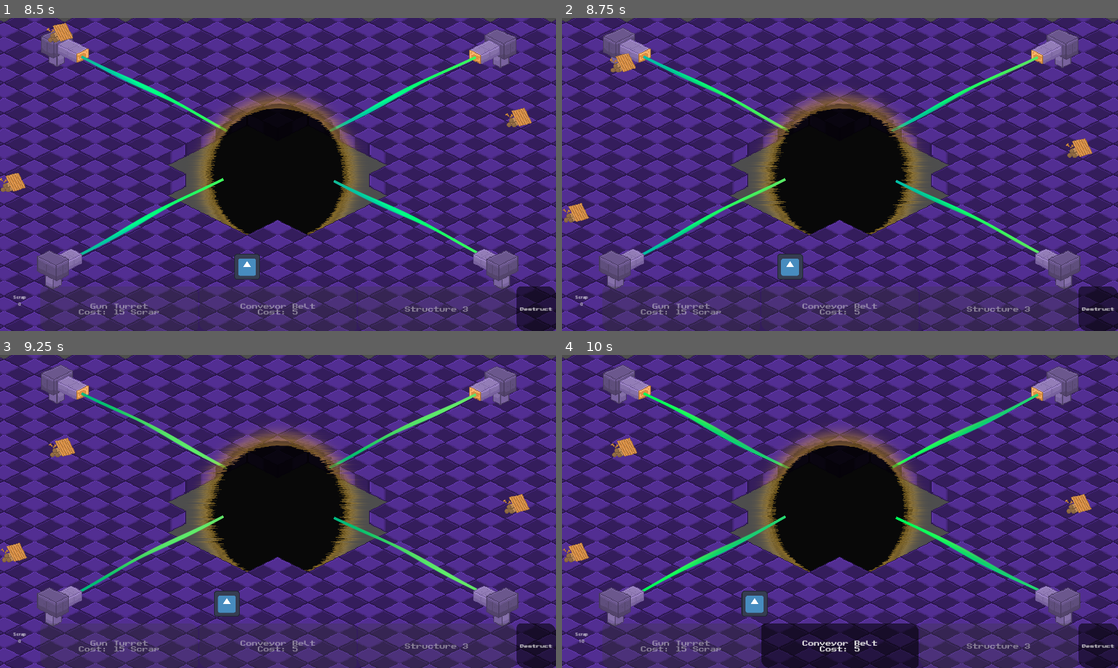
Above: before the commit, frames 1-4 (two rows, left to right).
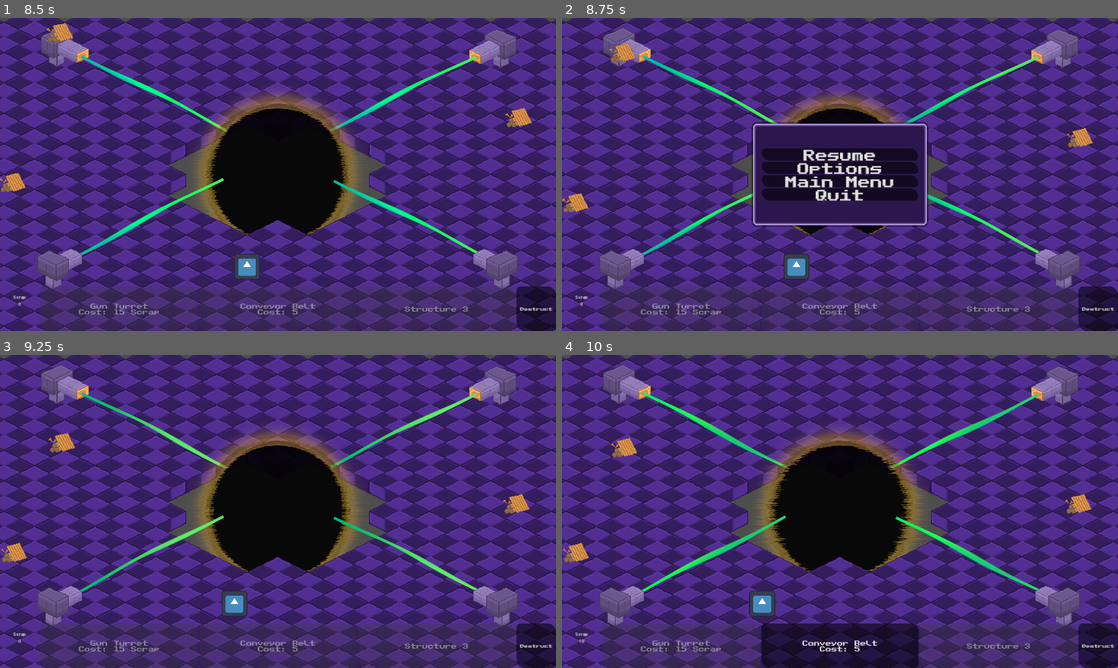
Above: after the commit, the same moments.

Repository: jkostello/Godot-Wild-Jam-69
Game: Godot game, scene res://UI/start_menu.tscn
Two runs of this game, one before a commit and one after it. Both use one fixed random seed, a clock stepped at 60 frames per second and the inputs below. The engine's default icon, where the game draws it, is replaced by a stand-in: a white triangle on a blue panel in a dark square. Sound files missing from this copy of the repository are replaced by a short silence.
Inputs (mouse positions are in pixels of both pictures, inside the frame that each line leads up to):
- Up to frame 1 (8.5 s): click "Options" at 0.5 s; click "Reset to Default" at 1.25 s; click "Back" at 2 s; click "Start" at 2.75 s; click "Start" at 3.5 s; click "How To Play" at 4.25 s; tap Enter at 5 s; move the mouse to (400, 158) at 5.02 s; hold D (right) 5.03-5.78 s; hold Space (deselect) 5.03-5.78 s; click (400, 158) at 5.17 s; move the mouse to (166, 190) at 5.77 s; hold S (down) 5.78-6.53 s; tap 1 (select_structure_1) at 5.85 s; move the mouse to (333, 105) at 6.52 s; hold D (right) 6.53-7.28 s; tap 2 (select_structure_2) at 6.6 s; move the mouse to (250, 237) at 7.27 s; hold W (up) 7.28-8.03 s; tap 3 (select_structure_3) at 7.35 s; click (250, 237) at 7.42 s; move the mouse to (444, 221) at 8.02 s; hold A (left) from 8.03 s (still down); hold R from 8.03 s (still down)
- Up to frame 2 (8.75 s): keep holding A (left); keep holding R; tap Escape (pause, bound only after the commit) at 8.65 s
- Up to frame 3 (9.25 s): release A (left) at 8.75 s; release R at 8.75 s; click (278, 492) at 8.75 s, where only the run after the commit has a clickable "Resume"
- Up to frame 4 (10 s): move the mouse to (673, 464) at 9.52 s; hold A (left) from 9.53 s (still down); tap 0 at 9.6 s

Frame 1 is identical in both runs. In frame 2, 11% of the frame differs, in the area x 0-96%, y 8-84%; in frame 3, 1.0%; in frame 4, 0.9%.
Error in both runs: Cannot call method 'change_scene_to_file' on a null value. (res://UI/start_menu.gd:17)

Commit message:
Added pause menu
Added pause menu & adjusted audio buses

Diff:
--- a/UI/options.gd
+++ b/UI/options.gd
@@ -27,7 +27,6 @@
 
 # Initially creates all remap buttons
 func _create_action_list():
-	InputMap.load_from_project_settings()
 	for item in action_list.get_children(): # Remove temp button
 		item.queue_free()
 
@@ -82,4 +81,5 @@
 
 # Reset all keybinds to default
 func _on_reset_button_pressed():
+	InputMap.load_from_project_settings()
 	_create_action_list()
--- a/UI/options.tscn
+++ b/UI/options.tscn
@@ -48,37 +48,37 @@
 [node name="Spacer2" type="Control" parent="PanelContainer/MarginContainer/VBoxContainer"]
 layout_mode = 2
 
-[node name="VBoxContainer" type="VBoxContainer" parent="PanelContainer/MarginContainer/VBoxContainer"]
+[node name="AudioContainer" type="VBoxContainer" parent="PanelContainer/MarginContainer/VBoxContainer"]
 layout_mode = 2
 
-[node name="MasterVLabel" type="Label" parent="PanelContainer/MarginContainer/VBoxContainer/VBoxContainer"]
+[node name="MasterVLabel" type="Label" parent="PanelContainer/MarginContainer/VBoxContainer/AudioContainer"]
 layout_mode = 2
 theme_override_font_sizes/font_size = 20
 text = "Master Volume"
 
-[node name="MasterSlider" parent="PanelContainer/MarginContainer/VBoxContainer/VBoxContainer" instance=ExtResource("3_cnipj")]
+[node name="MasterSlider" parent="PanelContainer/MarginContainer/VBoxContainer/AudioContainer" instance=ExtResource("3_cnipj")]
 layout_mode = 2
 bus_name = "Master"
 
-[node name="SFXVLabel" type="Label" parent="PanelContainer/MarginContainer/VBoxContainer/VBoxContainer"]
+[node name="SFXVLabel" type="Label" parent="PanelContainer/MarginContainer/VBoxContainer/AudioContainer"]
 layout_mode = 2
 theme_override_font_sizes/font_size = 20
 text = "SFX Volume"
 
-[node name="SFXSlider" parent="PanelContainer/MarginContainer/VBoxContainer/VBoxContainer" instance=ExtResource("3_cnipj")]
+[node name="SFXSlider" parent="PanelContainer/MarginContainer/VBoxContainer/AudioContainer" instance=ExtResource("3_cnipj")]
 layout_mode = 2
 bus_name = "SFX"
 
-[node name="MusicVLabel" type="Label" parent="PanelContainer/MarginContainer/VBoxContainer/VBoxContainer"]
+[node name="MusicVLabel" type="Label" parent="PanelContainer/MarginContainer/VBoxContainer/AudioContainer"]
 layout_mode = 2
 theme_override_font_sizes/font_size = 20
 text = "Music Volume"
 
-[node name="MusicSlider" parent="PanelContainer/MarginContainer/VBoxContainer/VBoxContainer" instance=ExtResource("3_cnipj")]
+[node name="MusicSlider" parent="PanelContainer/MarginContainer/VBoxContainer/AudioContainer" instance=ExtResource("3_cnipj")]
 layout_mode = 2
 bus_name = "Music"
 
-[node name="Spacer3" type="Control" parent="PanelContainer/MarginContainer/VBoxContainer/VBoxContainer"]
+[node name="Spacer3" type="Control" parent="PanelContainer/MarginContainer/VBoxContainer/AudioContainer"]
 layout_mode = 2
 
 [node name="ScrollContainer" type="ScrollContainer" parent="PanelContainer/MarginContainer/VBoxContainer"]
--- /dev/null
+++ b/UI/pause_menu.gd
@@ -0,0 +1,39 @@
+extends Control
+
+@onready var structure_handler = get_node("/root/Level/CanvasLayer/structure_handler")
+
+func _ready():
+	var optionsBackButton = get_node("Options/PanelContainer/MarginContainer/VBoxContainer/BackButton")
+	optionsBackButton.pressed.connect(_on_options_back_button_pressed)
+
+func _input(event):
+	if Input.is_action_just_pressed("pause"):
+		if visible == false:
+			get_tree().paused = true
+			visible = true
+			$Options.visible = false
+		else:
+			resumeGame()
+
+func _on_resume_pressed():
+	resumeGame()
+
+func resumeGame():
+	structure_handler.updateShortcuts()
+	get_tree().paused = false
+	visible = false
+
+func _on_options_pressed():
+	$Options.show()
+	$MainPanel.hide()
+
+func _on_options_back_button_pressed():
+	$Options.hide()
+	$MainPanel.show()
+
+func _on_main_menu_pressed():
+	get_tree().paused = false
+	get_tree().change_scene_to_file("res://UI/start_menu.tscn")
+
+func _on_quit_pressed():
+	get_tree().quit()
--- /dev/null
+++ b/UI/pause_menu.tscn
@@ -0,0 +1,63 @@
+[gd_scene load_steps=4 format=3 uid="uid://i48t7rwoaplh"]
+
+[ext_resource type="Theme" uid="uid://ca4ojcmrepr24" path="res://UI/standard_theme.tres" id="1_1fhmq"]
+[ext_resource type="Script" path="res://UI/pause_menu.gd" id="1_5c51i"]
+[ext_resource type="PackedScene" uid="uid://d2ypbvp32opvk" path="res://UI/options.tscn" id="1_pxeyw"]
+
+[node name="PauseMenu" type="Control"]
+layout_mode = 3
+anchors_preset = 15
+anchor_right = 1.0
+anchor_bottom = 1.0
+grow_horizontal = 2
+grow_vertical = 2
+theme = ExtResource("1_1fhmq")
+script = ExtResource("1_5c51i")
+
+[node name="Options" parent="." instance=ExtResource("1_pxeyw")]
+visible = false
+layout_mode = 1
+
+[node name="MainPanel" type="PanelContainer" parent="."]
+layout_mode = 1
+anchors_preset = 8
+anchor_left = 0.5
+anchor_top = 0.5
+anchor_right = 0.5
+anchor_bottom = 0.5
+offset_left = -300.0
+offset_top = -175.0
+offset_right = 300.0
+offset_bottom = 175.0
+grow_horizontal = 2
+grow_vertical = 2
+
+[node name="MarginContainer" type="MarginContainer" parent="MainPanel"]
+layout_mode = 2
+theme_override_constants/margin_left = 20
+theme_override_constants/margin_right = 20
+
+[node name="VBoxContainer" type="VBoxContainer" parent="MainPanel/MarginContainer"]
+layout_mode = 2
+alignment = 1
+
+[node name="Resume" type="Button" parent="MainPanel/MarginContainer/VBoxContainer"]
+layout_mode = 2
+text = "Resume"
+
+[node name="Options" type="Button" parent="MainPanel/MarginContainer/VBoxContainer"]
+layout_mode = 2
+text = "Options"
+
+[node name="MainMenu" type="Button" parent="MainPanel/MarginContainer/VBoxContainer"]
+layout_mode = 2
+text = "Main Menu"
+
+[node name="Quit" type="Button" parent="MainPanel/MarginContainer/VBoxContainer"]
+layout_mode = 2
+text = "Quit"
+
+[connection signal="pressed" from="MainPanel/MarginContainer/VBoxContainer/Resume" to="." method="_on_resume_pressed"]
+[connection signal="pressed" from="MainPanel/MarginContainer/VBoxContainer/Options" to="." method="_on_options_pressed"]
+[connection signal="pressed" from="MainPanel/MarginContainer/VBoxContainer/MainMenu" to="." method="_on_main_menu_pressed"]
+[connection signal="pressed" from="MainPanel/MarginContainer/VBoxContainer/Quit" to="." method="_on_quit_pressed"]
--- a/enemy.tscn
+++ b/enemy.tscn
@@ -50,10 +50,12 @@
 [node name="Attack" type="AudioStreamPlayer" parent="."]
 stream = ExtResource("3_xrptl")
 volume_db = -20.0
+bus = &"SFX"
 
 [node name="Die" type="AudioStreamPlayer" parent="."]
 stream = ExtResource("3_lkms4")
 volume_db = -15.0
+bus = &"SFX"
 
 [connection signal="finished" from="Attack" to="." method="_on_attack_finished"]
 [connection signal="finished" from="Die" to="." method="_on_die_finished"]
--- a/laser.tscn
+++ b/laser.tscn
@@ -73,7 +73,6 @@
 
 [node name="AnimatedSprite2D" type="AnimatedSprite2D" parent="."]
 position = Vector2(1.90735e-06, -3.8147e-06)
-scale = Vector2(1, 1)
 sprite_frames = SubResource("SpriteFrames_83u5x")
 
 [node name="ColorRect" type="ColorRect" parent="."]
@@ -85,6 +84,7 @@
 [node name="AudioStreamPlayer" type="AudioStreamPlayer" parent="."]
 stream = ExtResource("5_r2q0y")
 volume_db = -15.0
+bus = &"SFX"
 
 [connection signal="body_entered" from="Area2D" to="." method="_on_area_2d_body_entered"]
 [connection signal="body_exited" from="Area2D" to="." method="_on_area_2d_body_exited"]
--- a/level.gd
+++ b/level.gd
@@ -2,12 +2,13 @@
 
 var ending := false
 
-# End game if all lasers die
+func _ready():
+	$CanvasLayer/PauseMenu.visible = false
+
 func _physics_process(delta):
+	# End game if all lasers die
 	if not get_tree().get_nodes_in_group("Laser") and not ending:
 		end_game()
-
-
 
 func end_game():
 	ending = true
--- a/level.tscn
+++ b/level.tscn
@@ -8,6 +8,7 @@
 [ext_resource type="PackedScene" uid="uid://bkwa8366unv8y" path="res://player.tscn" id="5_w3uvl"]
 [ext_resource type="Shader" path="res://laser.gdshader" id="7_fv8rl"]
 [ext_resource type="AudioStream" uid="uid://7us4g0ytk3co" path="res://consume.wav" id="8_glsn0"]
+[ext_resource type="PackedScene" uid="uid://i48t7rwoaplh" path="res://UI/pause_menu.tscn" id="8_pf3jv"]
 
 [sub_resource type="NavigationPolygon" id="NavigationPolygon_j53cu"]
 vertices = PackedVector2Array(150, 0, 0, 75, -150, 0, 0, -75)
@@ -98,6 +99,81 @@
 shader_parameter/wave_offset = 1.8
 shader_parameter/iterations = 4
 
+[sub_resource type="Animation" id="Animation_8efte"]
+length = 0.001
+tracks/0/type = "value"
+tracks/0/imported = false
+tracks/0/enabled = true
+tracks/0/path = NodePath("TileMap/Void:scale")
+tracks/0/interp = 1
+tracks/0/loop_wrap = true
+tracks/0/keys = {
+"times": PackedFloat32Array(0),
+"transitions": PackedFloat32Array(1),
+"update": 0,
+"values": [Vector2(1, 1)]
+}
+tracks/1/type = "value"
+tracks/1/imported = false
+tracks/1/enabled = true
+tracks/1/path = NodePath("TileMap/Void/Centerblock/CollisionPolygon2D:disabled")
+tracks/1/interp = 1
+tracks/1/loop_wrap = true
+tracks/1/keys = {
+"times": PackedFloat32Array(0),
+"transitions": PackedFloat32Array(1),
+"update": 1,
+"values": [false]
+}
+tracks/2/type = "value"
+tracks/2/imported = false
+tracks/2/enabled = true
+tracks/2/path = NodePath("TileMap/Void/ColorRect2:z_index")
+tracks/2/interp = 1
+tracks/2/loop_wrap = true
+tracks/2/keys = {
+"times": PackedFloat32Array(0),
+"transitions": PackedFloat32Array(1),
+"update": 1,
+"values": [-1]
+}
+tracks/3/type = "value"
+tracks/3/imported = false
+tracks/3/enabled = true
+tracks/3/path = NodePath("TileMap/Void/ColorRect:z_index")
+tracks/3/interp = 1
+tracks/3/loop_wrap = true
+tracks/3/keys = {
+"times": PackedFloat32Array(0),
+"transitions": PackedFloat32Array(1),
+"update": 1,
+"values": [4]
+}
+tracks/4/type = "value"
+tracks/4/imported = false
+tracks/4/enabled = true
+tracks/4/path = NodePath("TileMap/Void/ColorRect2/AnimatedSprite2D2:modulate")
+tracks/4/interp = 1
+tracks/4/loop_wrap = true
+tracks/4/keys = {
+"times": PackedFloat32Array(0),
+"transitions": PackedFloat32Array(1),
+"update": 0,
+"values": [Color(1, 1, 1, 0.886275)]
+}
+tracks/5/type = "value"
+tracks/5/imported = false
+tracks/5/enabled = true
+tracks/5/path = NodePath("TileMap/Void/ColorRect/AnimatedSprite2D:modulate")
+tracks/5/interp = 1
+tracks/5/loop_wrap = true
+tracks/5/keys = {
+"times": PackedFloat32Array(0),
+"transitions": PackedFloat32Array(1),
+"update": 0,
+"values": [Color(1, 1, 1, 0.886275)]
+}
+
 [sub_resource type="Animation" id="Animation_mkug8"]
 resource_name = "die"
 tracks/0/type = "value"
@@ -173,81 +249,6 @@
 "values": [Color(1, 1, 1, 1)]
 }
 
-[sub_resource type="Animation" id="Animation_8efte"]
-length = 0.001
-tracks/0/type = "value"
-tracks/0/imported = false
-tracks/0/enabled = true
-tracks/0/path = NodePath("TileMap/Void:scale")
-tracks/0/interp = 1
-tracks/0/loop_wrap = true
-tracks/0/keys = {
-"times": PackedFloat32Array(0),
-"transitions": PackedFloat32Array(1),
-"update": 0,
-"values": [Vector2(1, 1)]
-}
-tracks/1/type = "value"
-tracks/1/imported = false
-tracks/1/enabled = true
-tracks/1/path = NodePath("TileMap/Void/Centerblock/CollisionPolygon2D:disabled")
-tracks/1/interp = 1
-tracks/1/loop_wrap = true
-tracks/1/keys = {
-"times": PackedFloat32Array(0),
-"transitions": PackedFloat32Array(1),
-"update": 1,
-"values": [false]
-}
-tracks/2/type = "value"
-tracks/2/imported = false
-tracks/2/enabled = true
-tracks/2/path = NodePath("TileMap/Void/ColorRect2:z_index")
-tracks/2/interp = 1
-tracks/2/loop_wrap = true
-tracks/2/keys = {
-"times": PackedFloat32Array(0),
-"transitions": PackedFloat32Array(1),
-"update": 1,
-"values": [-1]
-}
-tracks/3/type = "value"
-tracks/3/imported = false
-tracks/3/enabled = true
-tracks/3/path = NodePath("TileMap/Void/ColorRect:z_index")
-tracks/3/interp = 1
-tracks/3/loop_wrap = true
-tracks/3/keys = {
-"times": PackedFloat32Array(0),
-"transitions": PackedFloat32Array(1),
-"update": 1,
-"values": [4]
-}
-tracks/4/type = "value"
-tracks/4/imported = false
-tracks/4/enabled = true
-tracks/4/path = NodePath("TileMap/Void/ColorRect2/AnimatedSprite2D2:modulate")
-tracks/4/interp = 1
-tracks/4/loop_wrap = true
-tracks/4/keys = {
-"times": PackedFloat32Array(0),
-"transitions": PackedFloat32Array(1),
-"update": 0,
-"values": [Color(1, 1, 1, 0.886275)]
-}
-tracks/5/type = "value"
-tracks/5/imported = false
-tracks/5/enabled = true
-tracks/5/path = NodePath("TileMap/Void/ColorRect/AnimatedSprite2D:modulate")
-tracks/5/interp = 1
-tracks/5/loop_wrap = true
-tracks/5/keys = {
-"times": PackedFloat32Array(0),
-"transitions": PackedFloat32Array(1),
-"update": 0,
-"values": [Color(1, 1, 1, 0.886275)]
-}
-
 [sub_resource type="AnimationLibrary" id="AnimationLibrary_xx6d3"]
 _data = {
 "RESET": SubResource("Animation_8efte"),
@@ -262,6 +263,16 @@
 [node name="structure_handler" parent="CanvasLayer" instance=ExtResource("1_7h3wo")]
 metadata/activeTilemap = NodePath("../../TileMap")
 metadata/playerNode = NodePath("../../Player")
+
+[node name="PauseMenu" parent="CanvasLayer" instance=ExtResource("8_pf3jv")]
+process_mode = 3
+visible = false
+z_index = 10
+anchors_preset = 8
+anchor_left = 0.5
+anchor_top = 0.5
+anchor_right = 0.5
+anchor_bottom = 0.5
 
 [node name="Player" parent="." groups=["Player"] instance=ExtResource("5_w3uvl")]
 z_index = 1
@@ -370,6 +381,7 @@
 
 [node name="AudioStreamPlayer" type="AudioStreamPlayer" parent="."]
 stream = ExtResource("8_glsn0")
+bus = &"SFX"
 
 [editable path="TileMap/Void"]
 [editable path="Laser"]
--- a/player.tscn
+++ b/player.tscn
@@ -26,5 +26,6 @@
 [node name="AudioStreamPlayer" type="AudioStreamPlayer" parent="."]
 stream = ExtResource("3_p5ef8")
 volume_db = -16.109
+bus = &"SFX"
 
 [connection signal="timeout" from="Steptimer" to="." method="_on_steptimer_timeout"]
--- a/project.godot
+++ b/project.godot
@@ -76,6 +76,11 @@
 "events": [Object(InputEventKey,"resource_local_to_scene":false,"resource_name":"","device":-1,"window_id":0,"alt_pressed":false,"shift_pressed":false,"ctrl_pressed":false,"meta_pressed":false,"pressed":false,"keycode":0,"physical_keycode":32,"key_label":0,"unicode":32,"echo":false,"script":null)
 ]
 }
+pause={
+"deadzone": 0.5,
+"events": [Object(InputEventKey,"resource_local_to_scene":false,"resource_name":"","device":-1,"window_id":0,"alt_pressed":false,"shift_pressed":false,"ctrl_pressed":false,"meta_pressed":false,"pressed":false,"keycode":0,"physical_keycode":4194305,"key_label":0,"unicode":0,"echo":false,"script":null)
+]
+}
 
 [layer_names]
 
--- a/structure_handler.gd
+++ b/structure_handler.gd
@@ -18,13 +18,17 @@
 
 # Remove highlight_block from structure_handler, add to level
 func _ready():
-	# Update button shortcuts
+	updateShortcuts()
+
+	self.remove_child(highlight_block)
+	get_tree().current_scene.call_deferred("add_child", highlight_block)
+
+# Updates shortcuts for buttons
+func updateShortcuts():
 	%structureBut1.shortcut.events = InputMap.action_get_events("select_structure_1")
 	%structureBut2.shortcut.events = InputMap.action_get_events("select_structure_2")
 	%structureBut3.shortcut.events = InputMap.action_get_events("select_structure_3")
 
-	self.remove_child(highlight_block)
-	get_tree().current_scene.call_deferred("add_child", highlight_block)
 
 # Change highlight block color, move block
 func _process(delta):
--- a/turret.tscn
+++ b/turret.tscn
@@ -24,5 +24,6 @@
 [node name="laserSound" type="AudioStreamPlayer2D" parent="." index="1"]
 stream = ExtResource("4_r2rlb")
 volume_db = -10.0
+bus = &"SFX"
 
 [connection signal="timeout" from="Sprite2D/Timer" to="." method="_on_timer_timeout"]
Not shown: 1 places in level.tscn that only renumber resources
Not shown, changed: .gitignore
